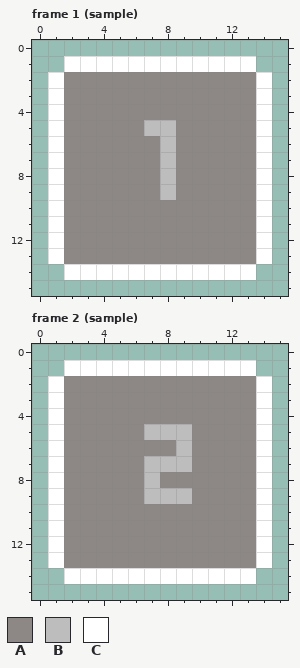
Pixel-art file: Assets/AnimationImporter/sample.ase. Above, as it was before the edit.
16x16 pixels, 16 frames. Shown: frame 1 (sample), frame 2 (sample). The commit also changed other frames, which this record leaves out.
Visible layers, top first: "Layer 2", "Layer 3".
Palette (. is transparent): A #8d8885  B #bdbdbd  C #ffffff
Pixels before, frame 1 (sample), first column x 1:
 1 .CCCCCCCCCCCC.
 2 CAAAAAAAAAAAAC
 3 CAAAAAAAAAAAAC
 4 CAAAAAAAAAAAAC
 5 CAAAAABBAAAAAC
 6 CAAAAAABAAAAAC
 7 CAAAAAABAAAAAC
 8 CAAAAAABAAAAAC
 9 CAAAAAABAAAAAC
10 CAAAAAAAAAAAAC
11 CAAAAAAAAAAAAC
12 CAAAAAAAAAAAAC
13 CAAAAAAAAAAAAC
14 .CCCCCCCCCCCC.
Pixels before, frame 2 (sample), first column x 1:
 1 .CCCCCCCCCCCC.
 2 CAAAAAAAAAAAAC
 3 CAAAAAAAAAAAAC
 4 CAAAAAAAAAAAAC
 5 CAAAAABBBAAAAC
 6 CAAAAAAABAAAAC
 7 CAAAAABBBAAAAC
 8 CAAAAABAAAAAAC
 9 CAAAAABBBAAAAC
10 CAAAAAAAAAAAAC
11 CAAAAAAAAAAAAC
12 CAAAAAAAAAAAAC
13 CAAAAAAAAAAAAC
14 .CCCCCCCCCCCC.
Now the later version:
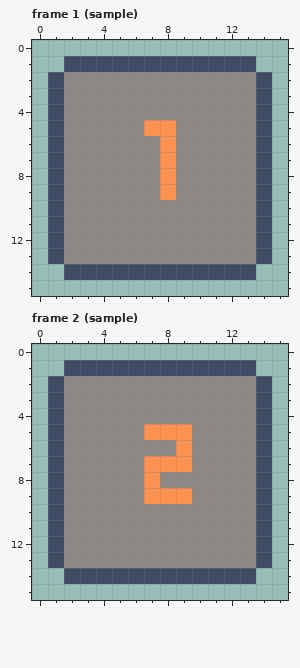
Changes in this commit:
colour B: #bdbdbd -> #fb9250
colour C: #ffffff -> #3e4c66
